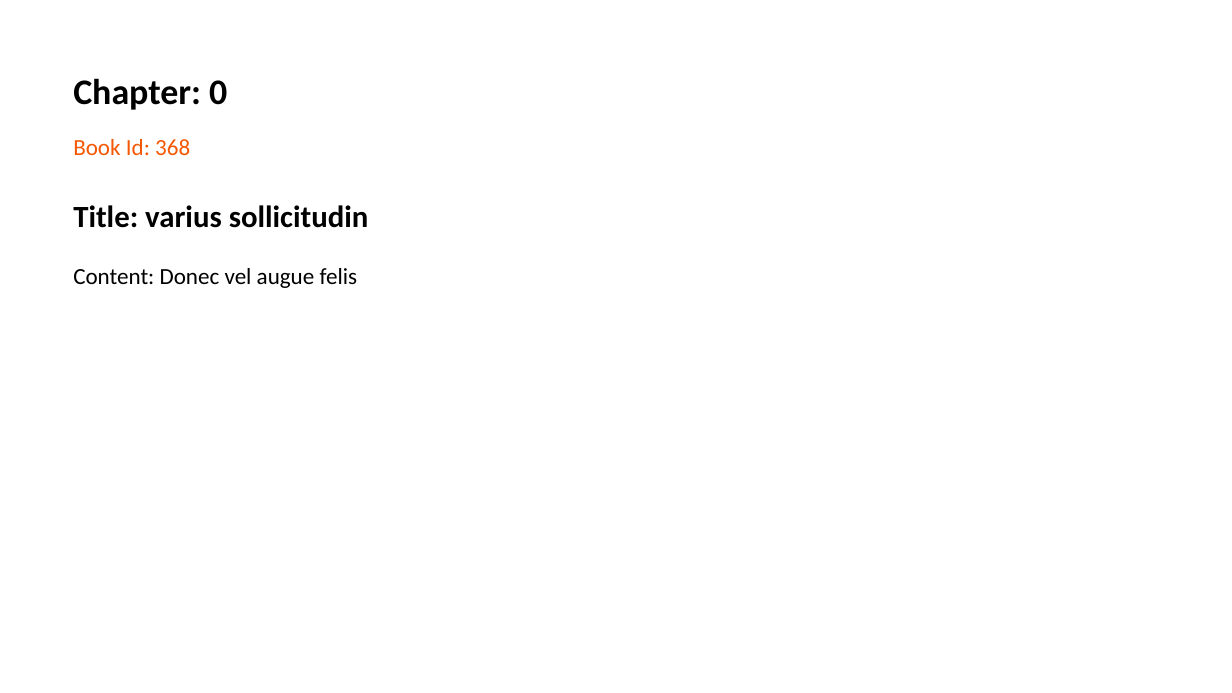
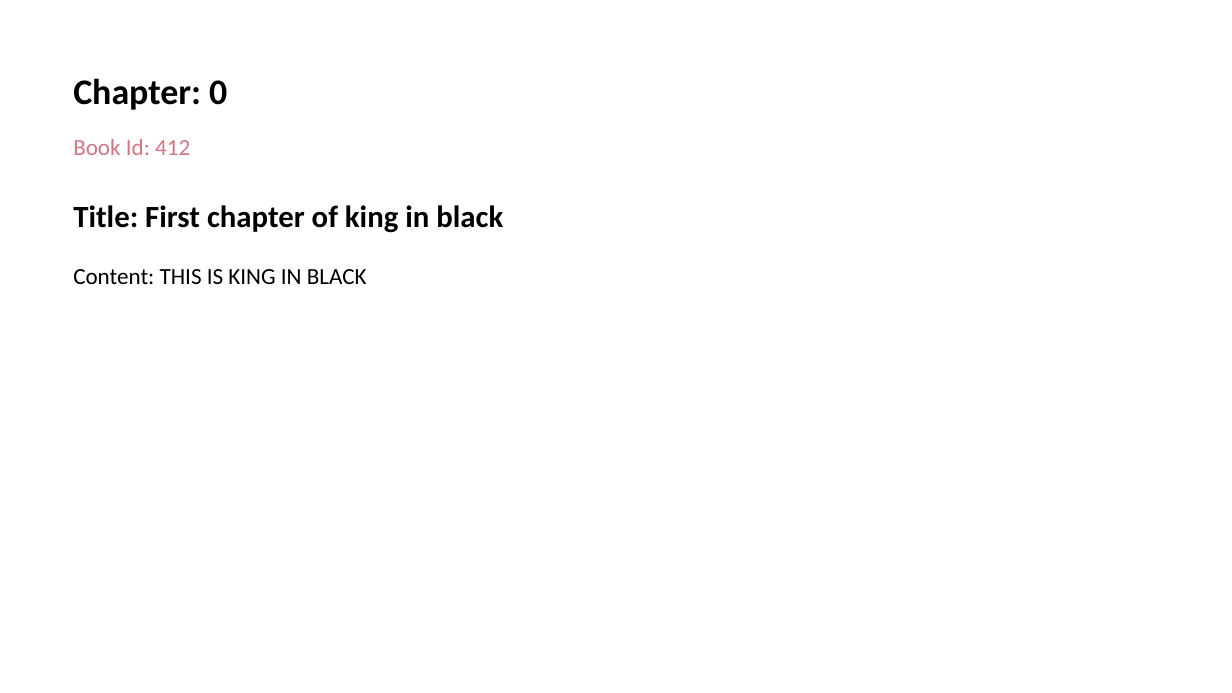
Before and after one commit to table-harmony/aspharmony, a slide deck: slide 2 of Storage/App_Data/Books/Solace.pptx. Drawn at 1232x693 pixels with LibreOffice and Linux fonts; fonts in the diff are those of the drawing. Boxes give left, top, right and bottom in pixels: in the first picture for what was removed or moved away, otherwise in the second. Text is boxed around its words. In the diff, an @@ line names an element or a change of style, - is before the commit and + after.

```diff
--- a/Storage/App_Data/Books/Solace.pptx
+++ b/Storage/App_Data/Books/Solace.pptx
@@ text at box(73, 139, 190, 155): text changed; text colour #F45805 to #D07886 @@
-Book Id: 368
+Book Id: 412
@@ text at box(73, 205, 503, 233): text changed @@
-Title: varius sollicitudin
+Title: First chapter of king in black
@@ text at box(73, 269, 367, 284): text changed @@
-Content: Donec vel augue felis
+Content: THIS IS KING IN BLACK
```
Also in this commit, not shown: 1 other slide changed, 1 slide added, 33 other files.
